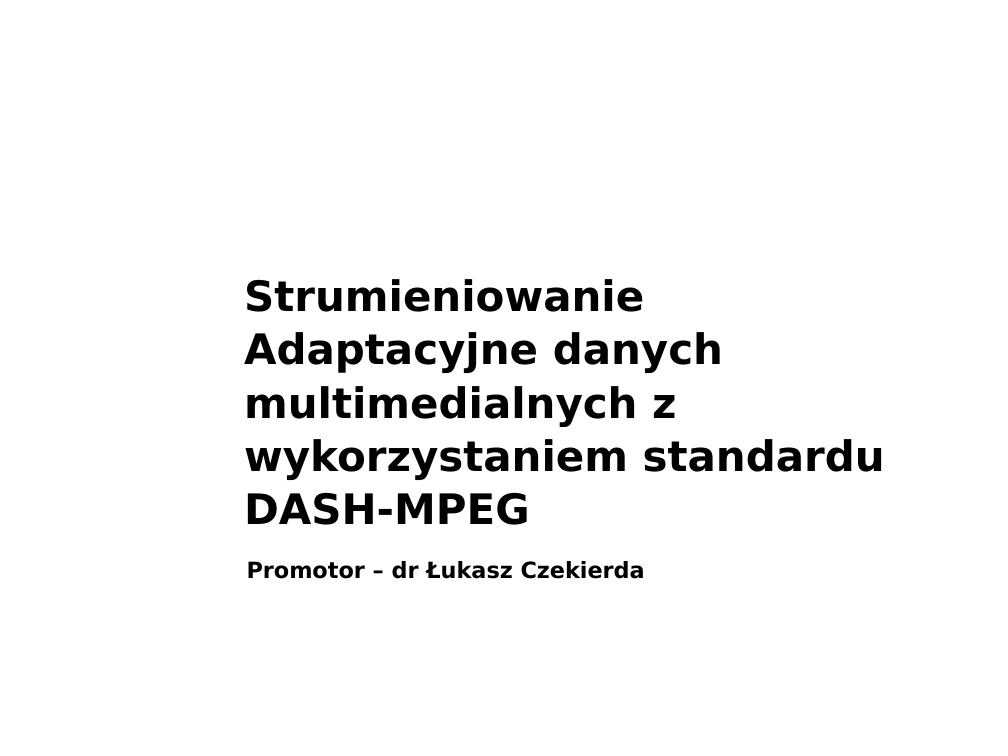
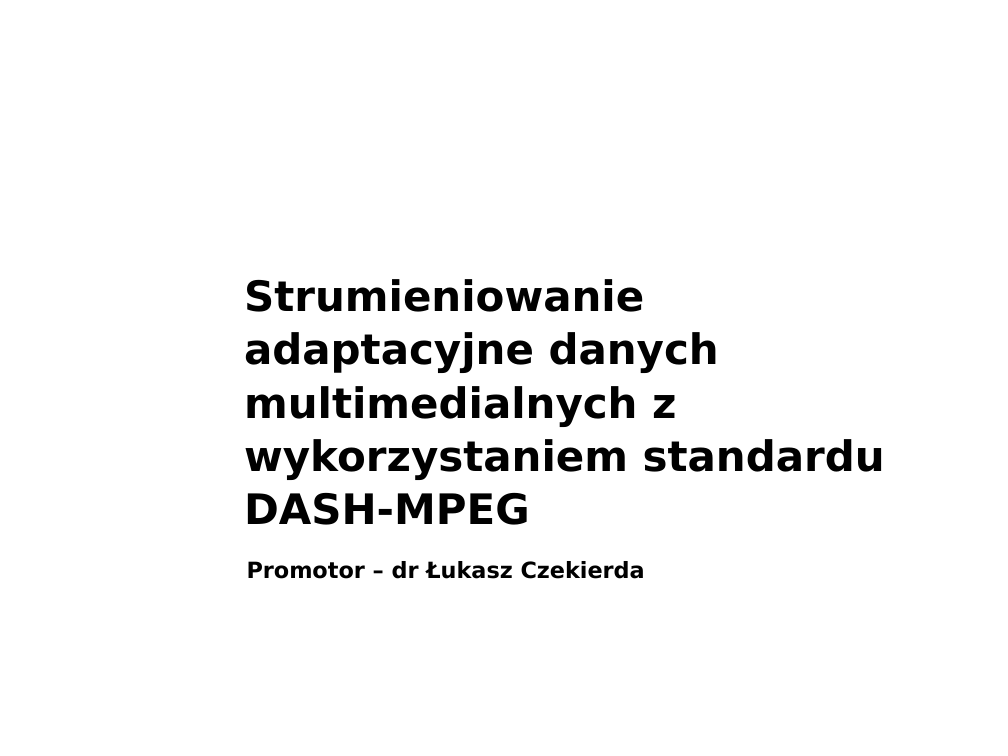
Before and after one commit to bursant/AdaptiveStreaming, a slide deck: slide 1 of University presentations/SeminariumDyplomowe1.ppt. Drawn at 1008x756 pixels with LibreOffice and Linux fonts; fonts in the diff are those of the drawing; background and template pictures are left out. Boxes give left, top, right and bottom in pixels: in the first picture for what was removed or moved away, otherwise in the second. Text is boxed around its words. In the diff, an @@ line names an element or a change of style, - is before the commit and + after.

Commit message:
Papers and presentations.

```diff
--- a/University presentations/SeminariumDyplomowe1.ppt
+++ b/University presentations/SeminariumDyplomowe1.ppt
@@ title at (244, 279, 885, 525): text changed @@
-Strumieniowanie Adaptacyjne danych multimedialnych z wykorzystaniem standardu DASH-MPEG
+Strumieniowanie adaptacyjne danych multimedialnych z wykorzystaniem standardu DASH-MPEG
```
Also in this commit, not shown: 10 other files.
